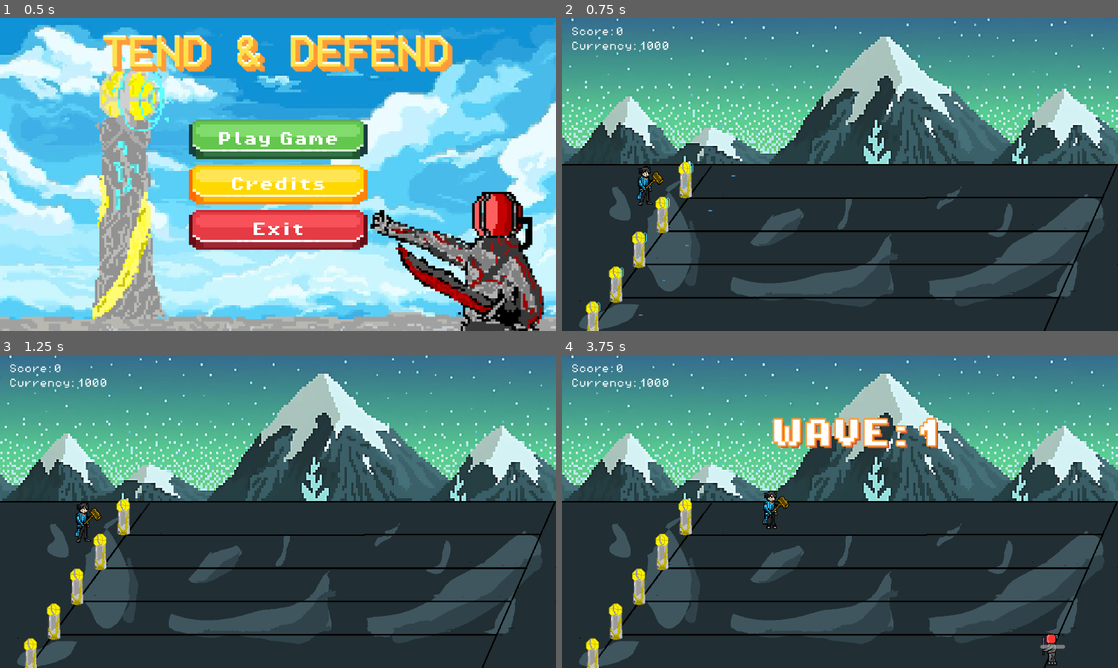
Above: before the commit, frames 1-4 (two rows, left to right).
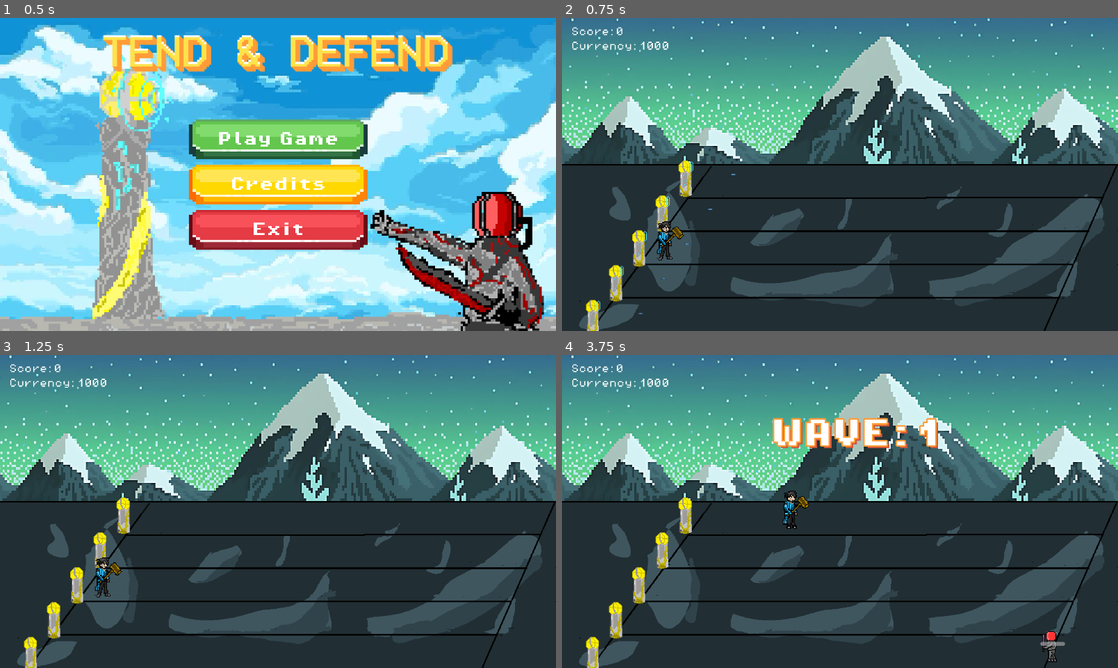
Above: after the commit, the same moments.

Repository: varun22/ECS179-FinalProject
Game: Godot game, scene res://scenes/menu.tscn
The game is run twice, just before and just after one commit, with the same random seed, the same clock (stepped at 60 frames per second) and the same inputs. The engine's default icon, where the game draws it, is replaced by a stand-in: a white triangle on a blue panel in a dark square. Sound files missing from this copy of the repository are replaced by a short silence.
Inputs:
- Up to frame 1 (0.5 s): no input
- Up to frame 2 (0.75 s): click "Play Game" at 0.5 s
- Up to frame 3 (1.25 s): no input
- Up to frame 4 (3.75 s): tap Enter (attack) at 1.25, 1.35, 2.1, 2.85, 3.6 s; hold Right (move_right) 1.28-2.78 s; tap Up (move_up) at 1.52, 2.27 s; hold A (move_left) 2.78-3.53 s; hold Right (move_right) from 3.53 s (still down)

Frame 1 is identical in both runs. In frame 2, 1.1% of the frame differs, in the area x 4-32%, y 45-100%; in frame 3, 1.1%; in frame 4, 1.2%, in the area x 4-91%, y 43-100%.

Commit message:
added animations for other weapons, fixed collisions for player, enemy, turret

Diff:
--- a/tend&defend/scenes/enemy.tscn
+++ b/tend&defend/scenes/enemy.tscn
@@ -182,7 +182,7 @@
 }
 
 [sub_resource type="RectangleShape2D" id="RectangleShape2D_oo0ld"]
-size = Vector2(14, 12.4)
+size = Vector2(14, 18.2)
 
 [sub_resource type="RectangleShape2D" id="RectangleShape2D_ean05"]
 size = Vector2(13.6, 23.2)
@@ -192,7 +192,8 @@
 
 [node name="Enemy" type="CharacterBody2D"]
 scale = Vector2(5, 5)
-collision_layer = 2
+collision_layer = 4
+collision_mask = 10
 script = ExtResource("1_dytbo")
 
 [node name="Sprite2D" type="Sprite2D" parent="."]
@@ -208,7 +209,7 @@
 }
 
 [node name="CollisionShape2D" type="CollisionShape2D" parent="."]
-position = Vector2(0, 5.8)
+position = Vector2(0, 2.9)
 scale = Vector2(1, 1)
 shape = SubResource("RectangleShape2D_oo0ld")
 
@@ -222,22 +223,21 @@
 show_percentage = false
 
 [node name="HurtBox" type="Area2D" parent="."]
-collision_layer = 4
 collision_mask = 0
 script = ExtResource("3_wdlpv")
 
 [node name="CollisionShape2D" type="CollisionShape2D" parent="HurtBox"]
-position = Vector2(9.41753e-07, 0.4)
+position = Vector2(0, 0.4)
 scale = Vector2(1, 1)
 shape = SubResource("RectangleShape2D_ean05")
 
 [node name="HitBox" type="Area2D" parent="."]
 collision_layer = 0
-collision_mask = 8
+collision_mask = 16
 script = ExtResource("4_hpyyu")
 
 [node name="CollisionShape2D" type="CollisionShape2D" parent="HitBox"]
-position = Vector2(-13, 6)
+position = Vector2(-13.2, 4)
 scale = Vector2(1, 1)
 shape = SubResource("RectangleShape2D_jjrja")
 disabled = true
--- a/tend&defend/scenes/player.tscn
+++ b/tend&defend/scenes/player.tscn
@@ -129,18 +129,30 @@
 
 [sub_resource type="Animation" id="Animation_sl16o"]
 resource_name = "racket_attack"
-length = 0.3
-tracks/0/type = "value"
-tracks/0/imported = false
-tracks/0/enabled = true
-tracks/0/path = NodePath("Sprite2d:frame")
-tracks/0/interp = 1
-tracks/0/loop_wrap = true
-tracks/0/keys = {
-"times": PackedFloat32Array(0, 0.1, 0.2),
-"transitions": PackedFloat32Array(1, 1, 1),
-"update": 1,
-"values": [21, 35, 21]
+length = 0.6
+tracks/0/type = "value"
+tracks/0/imported = false
+tracks/0/enabled = true
+tracks/0/path = NodePath("Sprite2d:frame")
+tracks/0/interp = 1
+tracks/0/loop_wrap = true
+tracks/0/keys = {
+"times": PackedFloat32Array(0, 0.233333, 0.333333, 0.566667),
+"transitions": PackedFloat32Array(1, 1, 1, 1),
+"update": 1,
+"values": [21, 35, 35, 21]
+}
+tracks/1/type = "value"
+tracks/1/imported = false
+tracks/1/enabled = true
+tracks/1/path = NodePath("HitBox/CollisionShape2D:disabled")
+tracks/1/interp = 1
+tracks/1/loop_wrap = true
+tracks/1/keys = {
+"times": PackedFloat32Array(0, 0.3, 0.6),
+"transitions": PackedFloat32Array(1, 1, 1),
+"update": 1,
+"values": [true, false, true]
 }
 
 [sub_resource type="Animation" id="Animation_h7cjj"]
@@ -178,18 +190,30 @@
 
 [sub_resource type="Animation" id="Animation_3x5vy"]
 resource_name = "stick_attack"
-length = 0.4
-tracks/0/type = "value"
-tracks/0/imported = false
-tracks/0/enabled = true
-tracks/0/path = NodePath("Sprite2d:frame")
-tracks/0/interp = 1
-tracks/0/loop_wrap = true
-tracks/0/keys = {
-"times": PackedFloat32Array(0, 0.1, 0.2, 0.3),
+length = 0.6
+tracks/0/type = "value"
+tracks/0/imported = false
+tracks/0/enabled = true
+tracks/0/path = NodePath("Sprite2d:frame")
+tracks/0/interp = 1
+tracks/0/loop_wrap = true
+tracks/0/keys = {
+"times": PackedFloat32Array(0, 0.233333, 0.366667, 0.566667),
 "transitions": PackedFloat32Array(1, 1, 1, 1),
 "update": 1,
 "values": [33, 34, 35, 33]
+}
+tracks/1/type = "value"
+tracks/1/imported = false
+tracks/1/enabled = true
+tracks/1/path = NodePath("HitBox/CollisionShape2D:disabled")
+tracks/1/interp = 1
+tracks/1/loop_wrap = true
+tracks/1/keys = {
+"times": PackedFloat32Array(0, 0.3, 0.6),
+"transitions": PackedFloat32Array(1, 1, 1),
+"update": 1,
+"values": [true, false, true]
 }
 
 [sub_resource type="Animation" id="Animation_ysxt5"]
@@ -228,18 +252,30 @@
 
 [sub_resource type="Animation" id="Animation_sh7gk"]
 resource_name = "sword_attack"
-length = 0.4
-tracks/0/type = "value"
-tracks/0/imported = false
-tracks/0/enabled = true
-tracks/0/path = NodePath("Sprite2d:frame")
-tracks/0/interp = 1
-tracks/0/loop_wrap = true
-tracks/0/keys = {
-"times": PackedFloat32Array(0, 0.1, 0.2, 0.3),
+length = 0.6
+tracks/0/type = "value"
+tracks/0/imported = false
+tracks/0/enabled = true
+tracks/0/path = NodePath("Sprite2d:frame")
+tracks/0/interp = 1
+tracks/0/loop_wrap = true
+tracks/0/keys = {
+"times": PackedFloat32Array(0, 0.233333, 0.333333, 0.566667),
 "transitions": PackedFloat32Array(1, 1, 1, 1),
 "update": 1,
 "values": [3, 4, 5, 3]
+}
+tracks/1/type = "value"
+tracks/1/imported = false
+tracks/1/enabled = true
+tracks/1/path = NodePath("HitBox/CollisionShape2D:disabled")
+tracks/1/interp = 1
+tracks/1/loop_wrap = true
+tracks/1/keys = {
+"times": PackedFloat32Array(0, 0.3, 0.6),
+"transitions": PackedFloat32Array(1, 1, 1),
+"update": 1,
+"values": [true, false, true]
 }
 
 [sub_resource type="Animation" id="Animation_1ty74"]
@@ -278,7 +314,7 @@
 }
 
 [sub_resource type="RectangleShape2D" id="RectangleShape2D_imwne"]
-size = Vector2(15.5, 24)
+size = Vector2(15.5, 32)
 
 [sub_resource type="RectangleShape2D" id="RectangleShape2D_gauyn"]
 size = Vector2(21, 23)
@@ -287,7 +323,8 @@
 size = Vector2(16, 46)
 
 [node name="Player" type="CharacterBody2D"]
-collision_mask = 2
+collision_layer = 8
+collision_mask = 4
 script = ExtResource("1_bti5u")
 
 [node name="Sprite2d" type="Sprite2D" parent="."]
@@ -303,20 +340,19 @@
 }
 
 [node name="CollisionShape2D" type="CollisionShape2D" parent="."]
-position = Vector2(-17.75, 5)
+position = Vector2(-17.75, 1)
 shape = SubResource("RectangleShape2D_imwne")
 
 [node name="HitBox" type="Area2D" parent="."]
 collision_layer = 0
-collision_mask = 4
 script = ExtResource("3_2vlp2")
 
 [node name="CollisionShape2D" type="CollisionShape2D" parent="HitBox"]
-position = Vector2(0.5, 5.5)
+position = Vector2(1, 0)
 shape = SubResource("RectangleShape2D_gauyn")
 
 [node name="HurtBox" type="Area2D" parent="."]
-collision_layer = 8
+collision_layer = 16
 collision_mask = 0
 script = ExtResource("4_mhrt5")
 
--- a/tend&defend/scenes/projectile.tscn
+++ b/tend&defend/scenes/projectile.tscn
@@ -99,6 +99,7 @@
 }
 
 [node name="Projectile" type="CharacterBody2D"]
+collision_layer = 2
 collision_mask = 2
 script = ExtResource("1_oggrw")
 
--- a/tend&defend/scenes/stage1.tscn
+++ b/tend&defend/scenes/stage1.tscn
@@ -21,7 +21,7 @@
 
 [node name="Player" parent="." instance=ExtResource("1_4ps2d")]
 z_index = 2
-position = Vector2(136, 596)
+position = Vector2(409, 785)
 scale = Vector2(3, 3)
 
 [node name="Background" type="Sprite2D" parent="."]
@@ -57,10 +57,10 @@
 position = Vector2(1800, 775)
 
 [node name="EnemySpawn4" type="Node2D" parent="EnemySpawns"]
-position = Vector2(1750, 900)
+position = Vector2(1750, 890)
 
 [node name="EnemySpawn5" type="Node2D" parent="EnemySpawns"]
-position = Vector2(1700, 1015)
+position = Vector2(1700, 1005)
 
 [node name="UI" parent="." instance=ExtResource("7_r3htk")]
 
--- a/tend&defend/scenes/turret.tscn
+++ b/tend&defend/scenes/turret.tscn
@@ -6,7 +6,7 @@
 [ext_resource type="Script" path="res://scripts/hurt_box.gd" id="4_amow8"]
 
 [sub_resource type="RectangleShape2D" id="RectangleShape2D_q2efx"]
-size = Vector2(12, 19)
+size = Vector2(44, 125)
 
 [sub_resource type="Animation" id="Animation_ikmqo"]
 resource_name = "Base_tower"
@@ -185,12 +185,13 @@
 size = Vector2(44, 125)
 
 [node name="Turret" type="StaticBody2D"]
-collision_mask = 2
+collision_layer = 8
+collision_mask = 4
 script = ExtResource("1_d13qn")
 projectile = ExtResource("2_gg628")
 
 [node name="CollisionShape2D" type="CollisionShape2D" parent="."]
-position = Vector2(0, 2.5)
+position = Vector2(0, 14.5)
 shape = SubResource("RectangleShape2D_q2efx")
 
 [node name="Turret" type="Sprite2D" parent="."]
@@ -206,7 +207,7 @@
 }
 
 [node name="HurtBox" type="Area2D" parent="."]
-collision_layer = 8
+collision_layer = 16
 collision_mask = 0
 script = ExtResource("4_amow8")
 
--- a/tend&defend/scripts/player.gd
+++ b/tend&defend/scripts/player.gd
@@ -62,8 +62,6 @@
 
 	var move_input = Input.get_action_strength("move_right") - Input.get_action_strength("move_left")
 
-	var min_x = 340 - (current_y_index - 2) * 77
-
 	if move_input > 0.1:
 		if type == 1:
 			$Sprite2d/AnimationPlayer.play("stick_walk_right")
@@ -108,7 +106,7 @@
 		idle.execute(self)
 
 
-	self.global_position.x = clamp(self.global_position.x, min_x, MAX_X)
+	self.global_position.x = clamp(self.global_position.x, 0, MAX_X)
 
 	if Input.is_action_just_pressed("move_up"):
 		move_up()
--- a/tend&defend/scripts/turret_factory.gd
+++ b/tend&defend/scripts/turret_factory.gd
@@ -5,7 +5,7 @@
 
 # Stores base values for turrets
 var base_reach:float = 0.6
-var base_damage:float = 5.0
+var base_damage:float = 25.0
 var base_frequency:float = 5.0
 
 # Builds and returns a turret
@@ -48,22 +48,22 @@
 		# Place turrets in correct position based on turret number
 		if i == 0:
 			new_turret.position.x = 425
-			new_turret.position.y = 545
+			new_turret.position.y = 540
 			new_turret.lane = 1
 		elif i == 1:
 			new_turret.position.x = 345
-			new_turret.position.y = 665
+			new_turret.position.y = 660
 			new_turret.lane = 2
 		elif i == 2:
 			new_turret.position.x = 265
-			new_turret.position.y = 785
+			new_turret.position.y = 780
 			new_turret.lane = 3
 		elif i == 3:
 			new_turret.position.x = 185
-			new_turret.position.y = 905
+			new_turret.position.y = 900
 			new_turret.lane = 4
 		elif i == 4:
 			new_turret.position.x = 105
-			new_turret.position.y = 1025
+			new_turret.position.y = 1020
 			new_turret.lane = 5
 		$".".add_child(new_turret)
